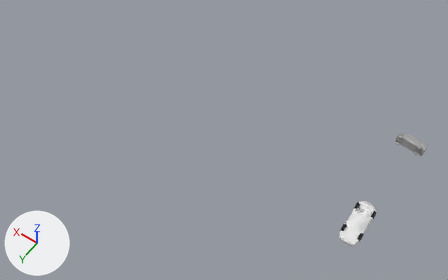
An edit to the FBX model Assets/Animation/TrucksAnimation.fbx, drawn before and after from the same camera.
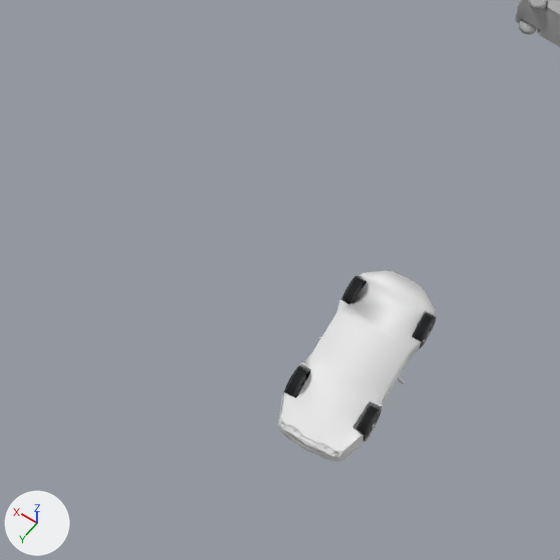
The first picture shows the older version from a 50 mm lens placed at (-0.23, 2.66, 0.75), pointed at (0.12, 2.17, -0.02). The close-ups show both versions on the part from 61% to 91% of the width and 49% to 96% of the height of that picture. Lighting does not change. The marker at lower left points along +X, +Y and +Z. Both versions are drawn at frame 189 of the action 'Scene'; the numbers are the values there.

Objects in the first close-up: 'SportsGT', 'Van'.
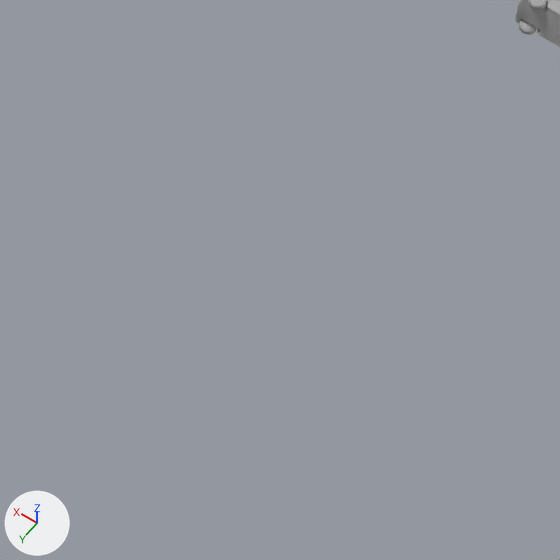
What differs and where, as boxes [x1, y1, x2, y2] in the close-ups (560 x 560 px):
'SportsGT', moved, turned (not visible afterwards)
    before: [278, 270, 436, 462]

What the commit changed:
Object 'SportsGT' (ob_sportsgt) moves from (-0.1217, 2.1862, 0.0) to (0.4956, 2.1937, 0.0).
Object 'SportsGT' (ob_sportsgt) turns from (-90, 0, -178) to (89, -179, 1) degrees about x, y and z.
